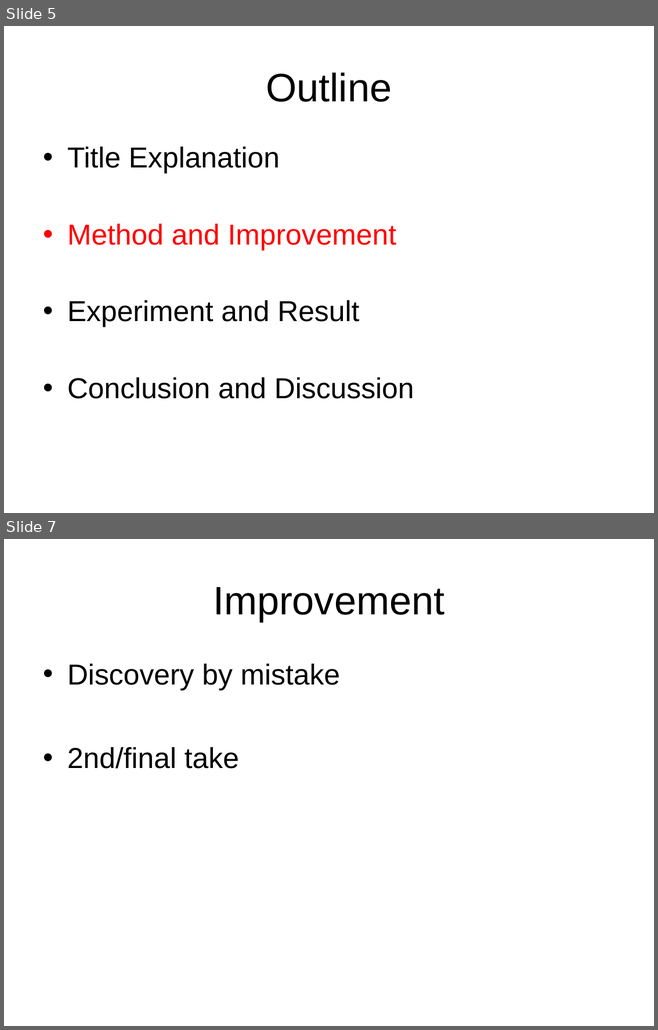
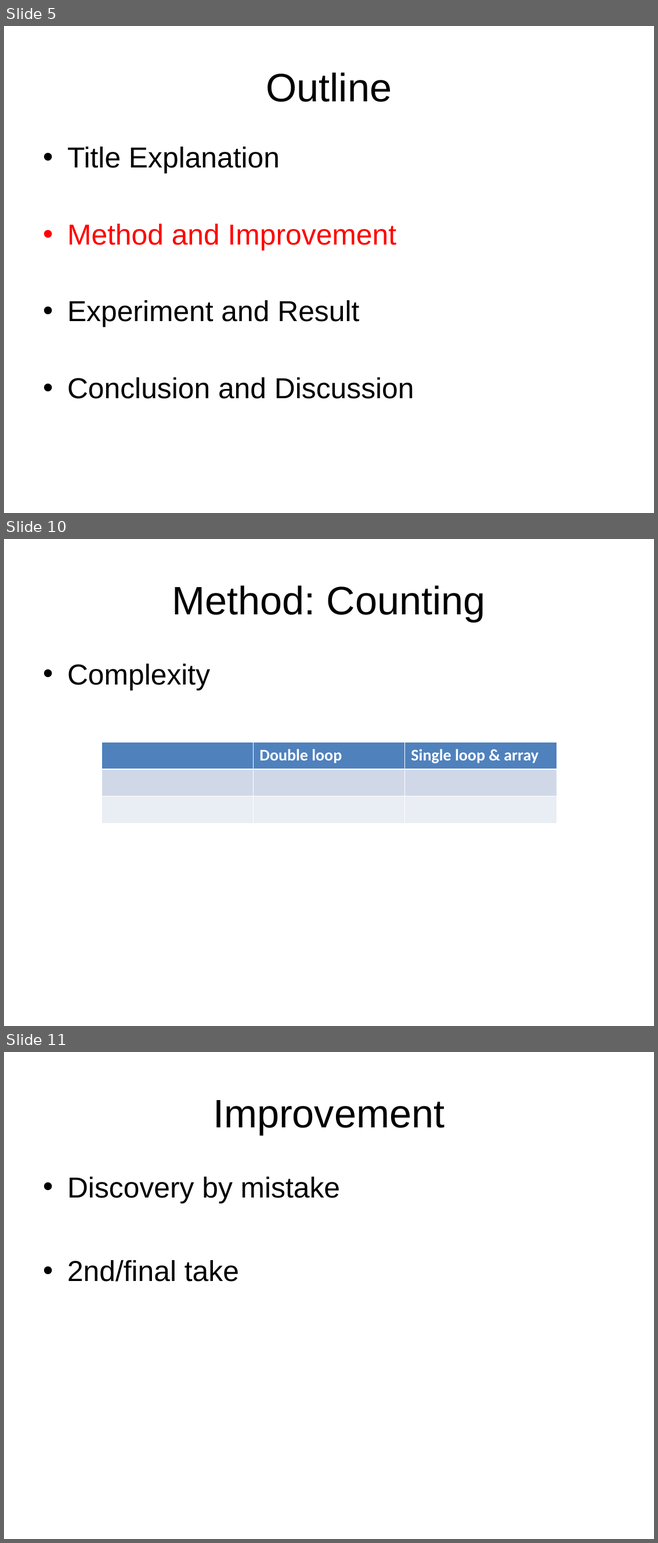
Before and after one commit to chenjiia/Thesis, a slide deck: thesis_presentation/presentation.ppt. Shown one above the other, each under a label of ours: slides 5 and 7 before the commit, slides 5, 10 and 11 after it; the slides between them are not shown. The pictures are 658x1030 and 658x1543 pixels, drawn with LibreOffice and Linux fonts; fonts in the diff are those of the drawing. Boxes give left, top, right and bottom in pixels: in the first picture for what was removed or moved away, otherwise in the second. Text is boxed around its words. In the diff, an @@ line names an element or a change of style, - is before the commit and + after.

```diff
--- a/thesis_presentation/presentation.ppt
+++ b/thesis_presentation/presentation.ppt
@@ slide 10 added at <box>4,539,654,1026</box>, background #FFFFFF @@
@@ title added at <box>172,585,485,622</box>, 44 pt, text #000000 @@
+Method: Counting
@@ text added at <box>67,664,210,690</box>, 32 pt, text #000000 @@
+• Complexity
@@ table added at <box>101,743,556,824</box>, 3 rows, 3 columns @@
+ | Double loop | Single loop & array
+ |  | 
+ |  | 
@@ what was slide 7 is now slide 11 @@
```
Also in this commit, not shown: 1 slide changed, 3 other slides added.
